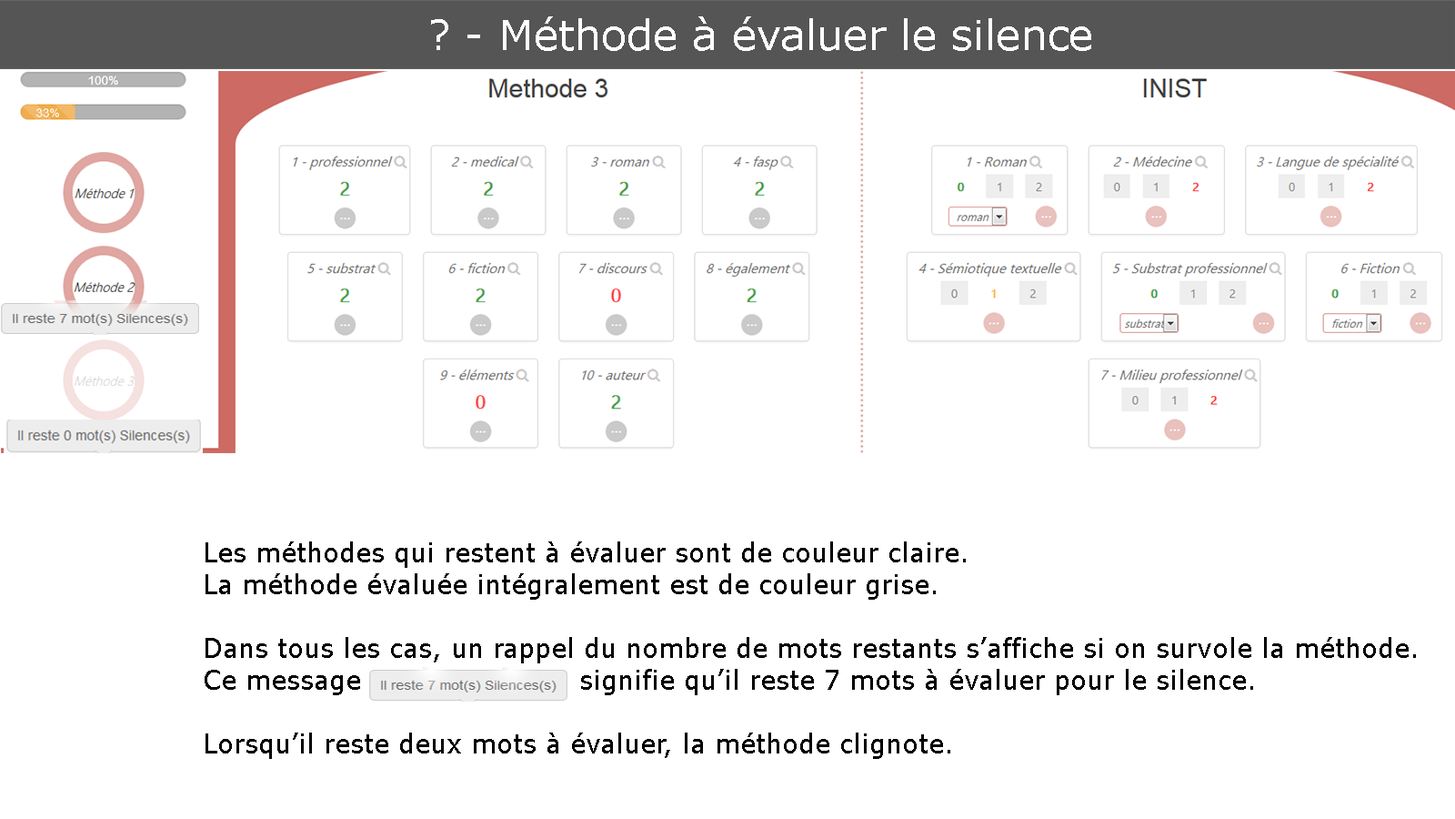
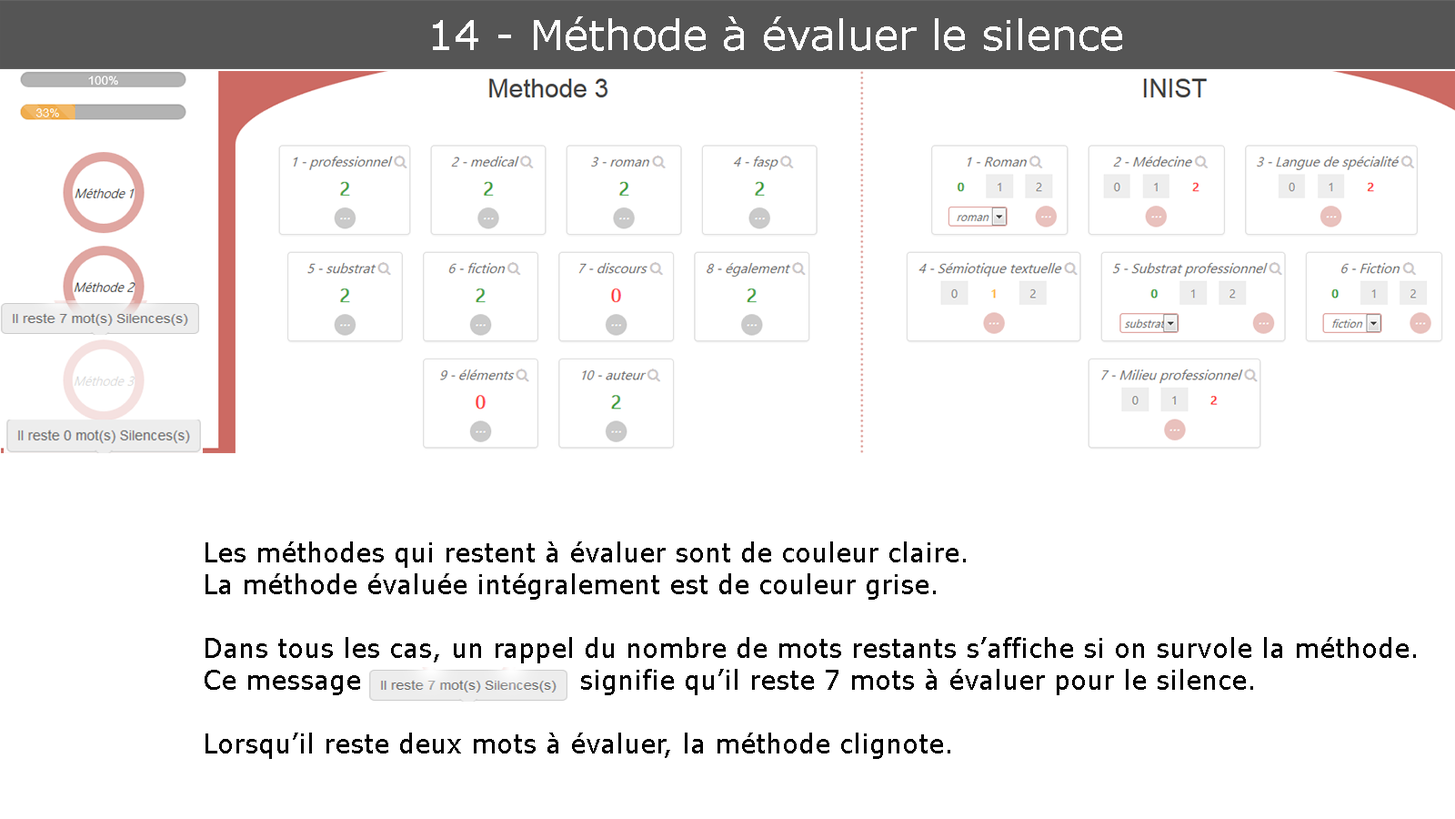
The second 1455 × 819 image is a revision of the first. Changes to its layers:
renamed "? - Méthode à évaluer le silence" to "14 - Méthode à évaluer le silence", painted on it over [431, 16, 1123, 51]
